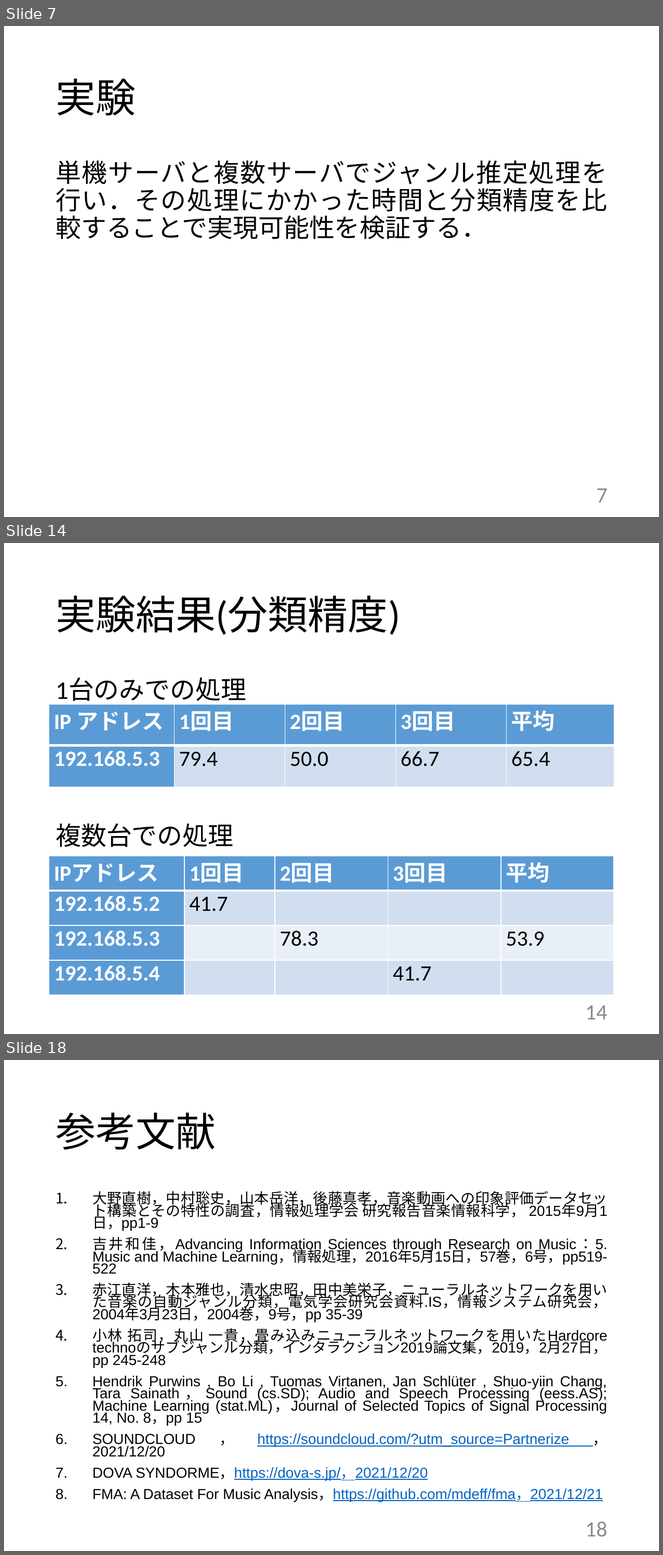
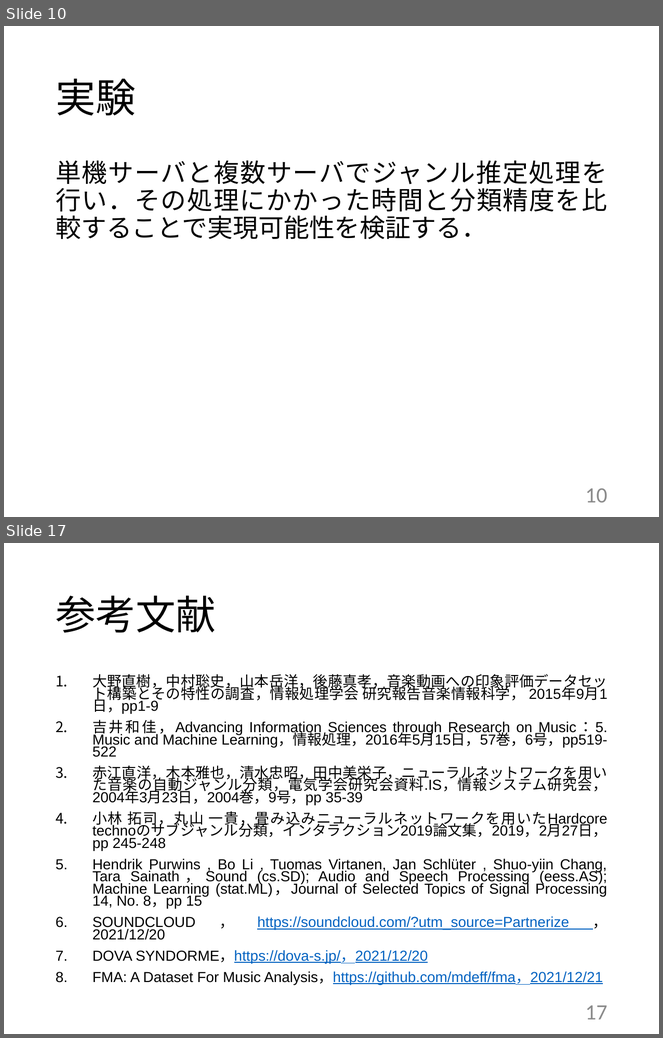
Before and after one commit to kait-takanolab/1821144-yoshii-thesis, a slide deck: 発表用スライド/1821144_卒研発表.pptx. Shown one above the other, each under a label of ours: slides 7, 14 and 18 before the commit, slides 10 and 17 after it; the slides between them are not shown. The pictures are 663x1555 and 663x1038 pixels, drawn with LibreOffice and Linux fonts; fonts in the diff are those of the drawing. Boxes give left, top, right and bottom in pixels: in the first picture for what was removed or moved away, otherwise in the second. Text is boxed around its words. In the diff, an @@ line names an element or a change of style, - is before the commit and + after.

```diff
--- a/発表用スライド/1821144_卒研発表.pptx
+++ b/発表用スライド/1821144_卒研発表.pptx
@@ slide 14 removed at bbox=[4, 543, 659, 1034], background #FFFFFF @@
@@ title removed at bbox=[55, 596, 400, 635] @@
-実験結果(分類精度)
@@ text removed at bbox=[55, 678, 246, 847] @@
-1台のみでの処理
-複数台での処理
@@ table removed at bbox=[49, 704, 614, 787], 2 rows, 5 columns @@
-IP アドレス | 1回目 | 2回目 | 3回目 | 平均
-192.168.5.3 | 79.4 | 50.0 | 66.7 | 65.4
@@ table removed at bbox=[49, 856, 616, 995], 4 rows, 5 columns @@
-IPアドレス | 1回目 | 2回目 | 3回目 | 平均
-192.168.5.2 | 41.7 |  |  | 
-192.168.5.3 |  | 78.3 |  | 53.9
-192.168.5.4 |  |  | 41.7 | 
@@ page number removed at bbox=[585, 1006, 608, 1020] @@
-14
@@ what was slide 7 is now slide 10 @@
@@ page number at bbox=[585, 489, 608, 503]: text changed @@
-7
+10
@@ what was slide 18 is now slide 17 @@
@@ page number at bbox=[585, 1006, 608, 1020]: text changed @@
-18
+17
```
Also in this commit, not shown: 12 slides changed, 2 slides added, 2 other slides removed, 1 other file.
